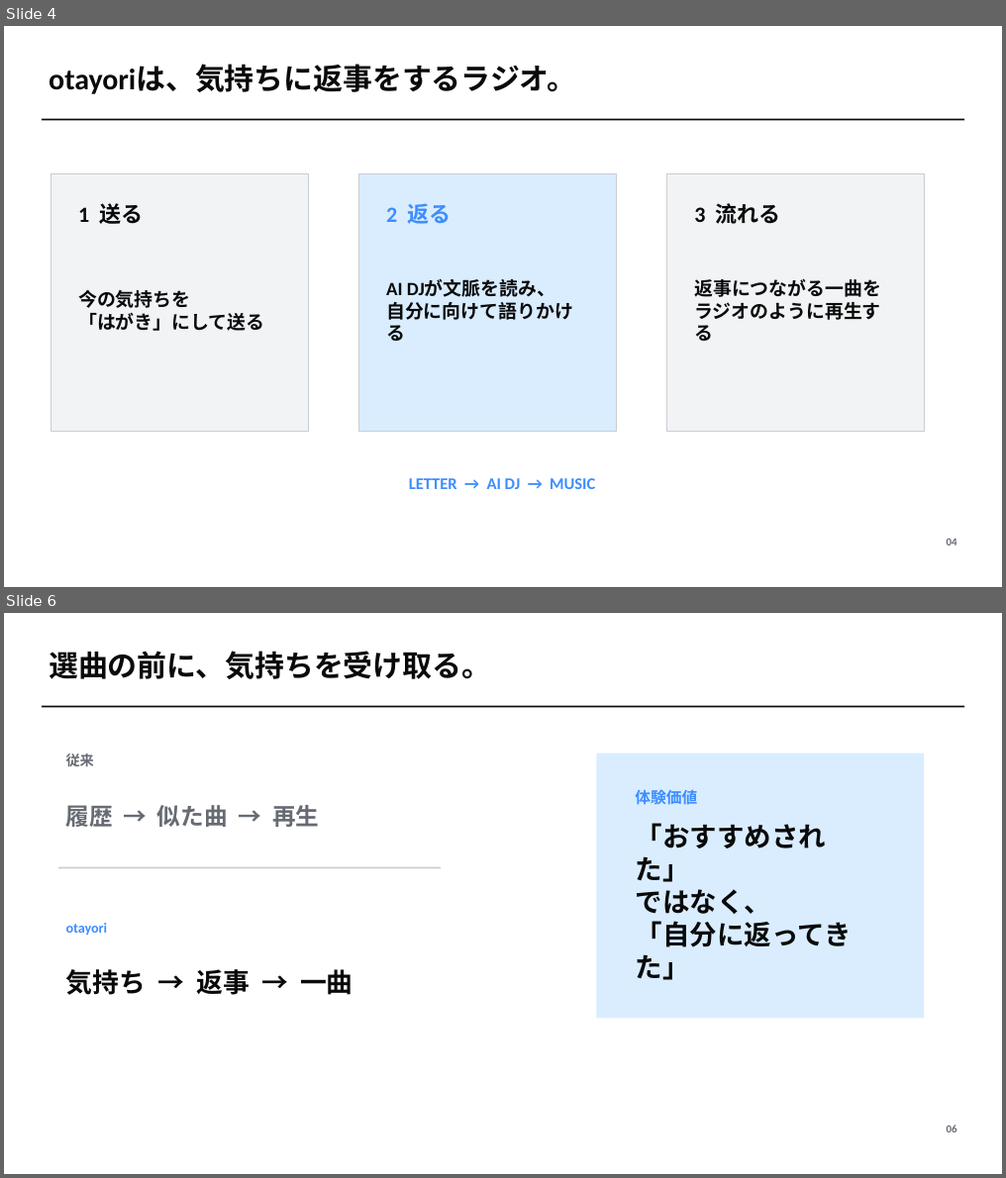
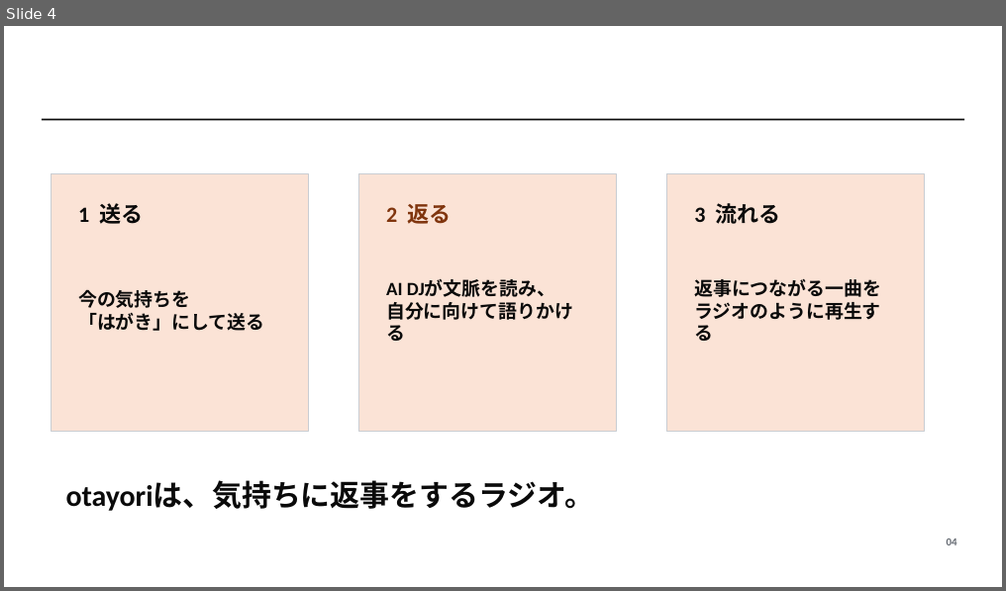
Before and after one commit to kazui-dev/findy-campus-hackathon-02, a slide deck: docs/otayori.pptx. Shown one above the other, each under a label of ours: slides 4 and 6 before the commit, slide 4 after it; the slides between them are not shown. The pictures are 1006x1178 and 1006x591 pixels, drawn with LibreOffice and Linux fonts; fonts in the diff are those of the drawing. Boxes give left, top, right and bottom in pixels: in the first picture for what was removed or moved away, otherwise in the second. Text is boxed around its words. In the diff, an @@ line names an element or a change of style, - is before the commit and + after.

```diff
--- a/docs/otayori.pptx
+++ b/docs/otayori.pptx
@@ slide 6 removed at box(4, 613, 1002, 1174), background #FFFFFF @@
@@ text removed at box(49, 651, 491, 679) @@
-選曲の前に、気持ちを受け取る。
@@ rectangle removed at box(42, 706, 964, 707) @@
@@ text removed at box(66, 754, 94, 766) @@
-従来
@@ rectangle removed at box(597, 754, 925, 1019) @@
@@ text removed at box(635, 790, 697, 804) @@
-体験価値
@@ text removed at box(66, 805, 319, 827) @@
-履歴 → 似た曲 → 再生
@@ text removed at box(635, 823, 850, 980) @@
-「おすすめされた」
-ではなく、
-「自分に返ってきた」
@@ rectangle removed at box(58, 867, 441, 869) @@
@@ text removed at box(66, 923, 108, 936) @@
-otayori
@@ text removed at box(66, 969, 353, 995) @@
-気持ち → 返事 → 一曲
@@ text removed at box(946, 1125, 957, 1133) @@
-06
@@ slide 4 changed as well @@
@@ rectangle at box(51, 174, 308, 432): fill #F1F3F5 to #FBE3D6 @@
@@ rectangle at box(358, 174, 617, 432): fill #D9EDFF to #FBE3D6 @@
@@ text "2 返る" at box(386, 204, 450, 224): text colour #3D8DFF to #80350E @@
@@ rectangle at box(666, 174, 924, 432): fill #F1F3F5 to #FBE3D6 @@
@@ text "otayoriは、気持ちに返事をするラジオ。": place and size @@
-text "otayoriは、気持ちに返事をするラジオ。" at box(49, 65, 577, 94)
+text "otayoriは、気持ちに返事をするラジオ。" at box(66, 481, 595, 511)
@@ text removed at box(409, 478, 595, 489) @@
-LETTER → AI DJ → MUSIC
```
Also in this commit, not shown: 5 other slides changed, 2 other slides removed.
